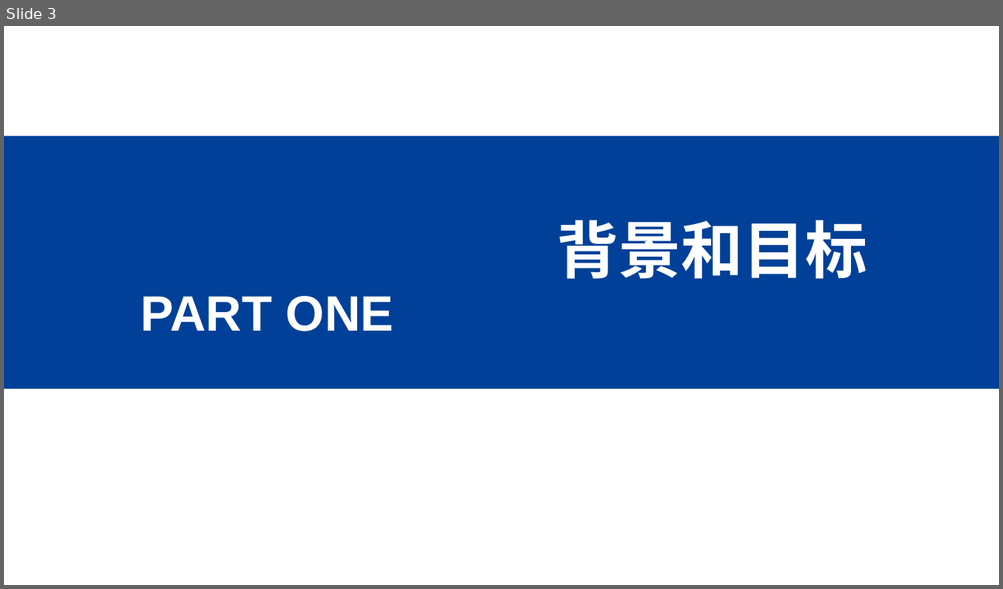
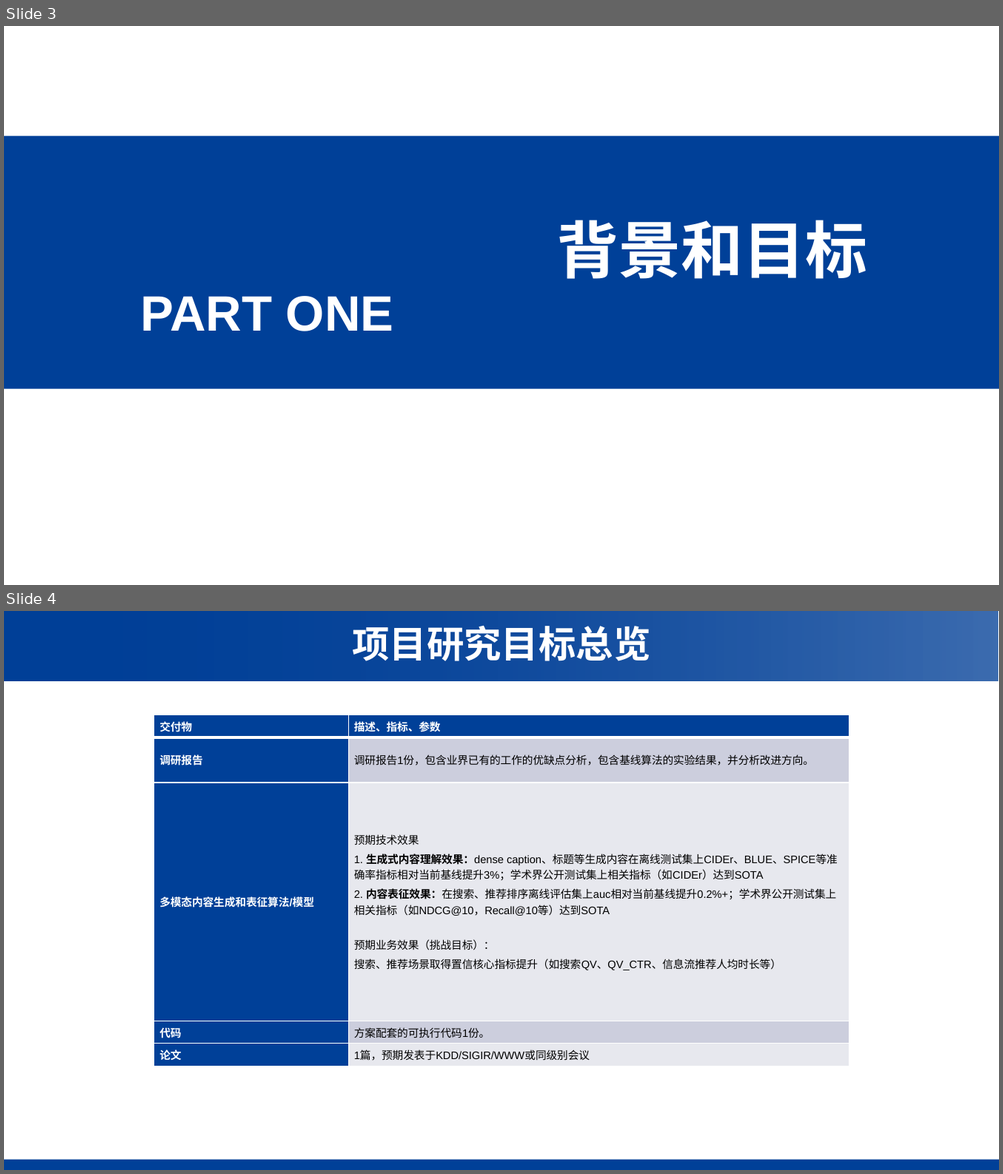
Before and after one commit to WncFht/GRec_public, a slide deck: 中期汇报.pptx. Shown one above the other, each under a label of ours: slide 3 before the commit, slides 3 and 4 after it. The pictures are 1003x589 and 1003x1174 pixels, drawn with LibreOffice and Linux fonts; fonts in the diff are those of the drawing; background and template pictures are left out. Boxes give left, top, right and bottom in pixels: in the first picture for what was removed or moved away, otherwise in the second. Text is boxed around its words. In the diff, an @@ line names an element or a change of style, - is before the commit and + after.

```diff
--- a/中期汇报.pptx
+++ b/中期汇报.pptx
@@ slide 4 added at [4,611,999,1170], background #FFFFFF @@
@@ rectangle added at [4,611,998,681], fill gradient #004098 @@
@@ rectangle added at [5,611,998,681], fill gradient #004098 @@
@@ text added at [352,625,650,661], 36 pt, text #FFFFFF, bold @@
+项目研究目标总览
@@ table added at [154,715,848,1066], 5 rows, 2 columns @@
+交付物 | 描述、指标、参数
+调研报告 | 调研报告1份，包含业界已有的工作的优缺点分析，包含基线算法的实验结果，并分析改进方向。
+多模态内容生成和表征算法/模型 | 预期技术效果 / 1. 生成式内容理解效果：dense caption、标题等生成内容在离线测试集上CIDEr、BLUE、SPICE等准确率指标相对当前基线提升3%；学术界公开测试集上相关指标（如CIDEr）达到SOTA / 2. 内容表征效果：在搜索、推荐排序离线评估集上auc相对当前基线提升0.2%+；学术界公开测试集上相关指标（如NDCG@10，Recall@10等）达到SOTA / 预期业务效果（挑战目标）： / 搜索、推荐场景取得置信核心指标提升（如搜索QV、QV_CTR、信息流推荐人均时长等）
+代码 | 方案配套的可执行代码1份。
+论文 | 1篇，预期发表于KDD/SIGIR/WWW或同级别会议
@@ rectangle added at [4,1160,999,1170], fill #004098 @@
```
Also in this commit, not shown: 6 slides changed, 13 other slides added, 27 slides removed.
